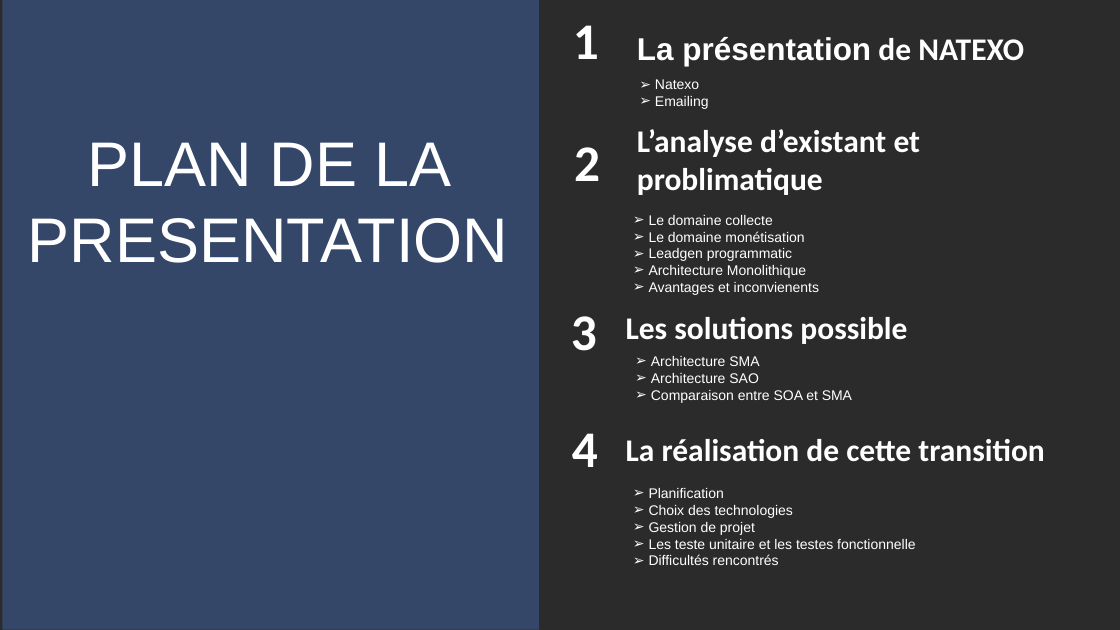
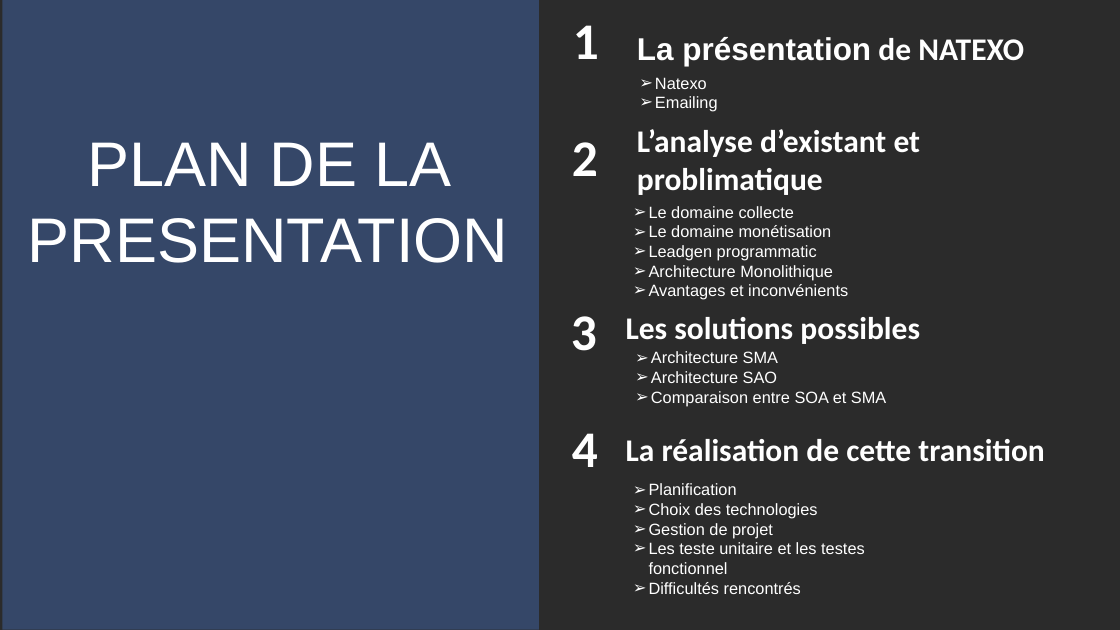
Before and after one commit to messaoudibrahim/Memoire, a slide deck: slide 2 of DIAPO/Présentation.pptx. Drawn at 1120x630 pixels with LibreOffice and Linux fonts; fonts in the diff are those of the drawing; background and template pictures are left out; a plain dark background stands for a picture behind light text. Boxes give left, top, right and bottom in pixels: in the first picture for what was removed or moved away, otherwise in the second. Text is boxed around its words. In the diff, an @@ line names an element or a change of style, - is before the commit and + after.

```diff
--- a/DIAPO/Présentation.pptx
+++ b/DIAPO/Présentation.pptx
@@ text "Natexo" at bbox=[655, 77, 718, 112]: size 12 to 14 pt @@
@@ text "2": place and size @@
-text "2" at bbox=[574, 147, 600, 181]
+text "2" at bbox=[572, 142, 598, 176]
@@ text "Le domaine collecte": place and size @@
-text "Le domaine collecte" at bbox=[649, 215, 819, 295]
+text "Le domaine collecte" at bbox=[649, 206, 848, 300]
@@ text at bbox=[649, 206, 833, 280]: size 12 to 14 pt in "Le domaine collecte", "Le domaine monétisation", "Leadgen programmatic", "Architecture Monolithique" @@
@@ text at bbox=[649, 284, 848, 300]: text changed; size 12 to 14 pt @@
-➢ Avantages et inconvienents
+➢ Avantages et inconvénients
@@ text at bbox=[626, 317, 920, 344]: text changed @@
-Les solutions possible
+Les solutions possibles
@@ text "Architecture SMA" at bbox=[651, 351, 886, 406]: size 12 to 14 pt @@
@@ text at bbox=[649, 483, 818, 594]: size 12 to 14 pt in "Planification", "Choix des technologies", "Gestion de projet", "Difficultés rencontrés" @@
@@ text at bbox=[649, 542, 865, 574]: text changed; size 12 to 14 pt @@
-➢ Les teste unitaire et les testes fonctionnelle
+➢ Les teste unitaire et les testes fonctionnel
```
Also in this commit, not shown: 2 other slides changed.
